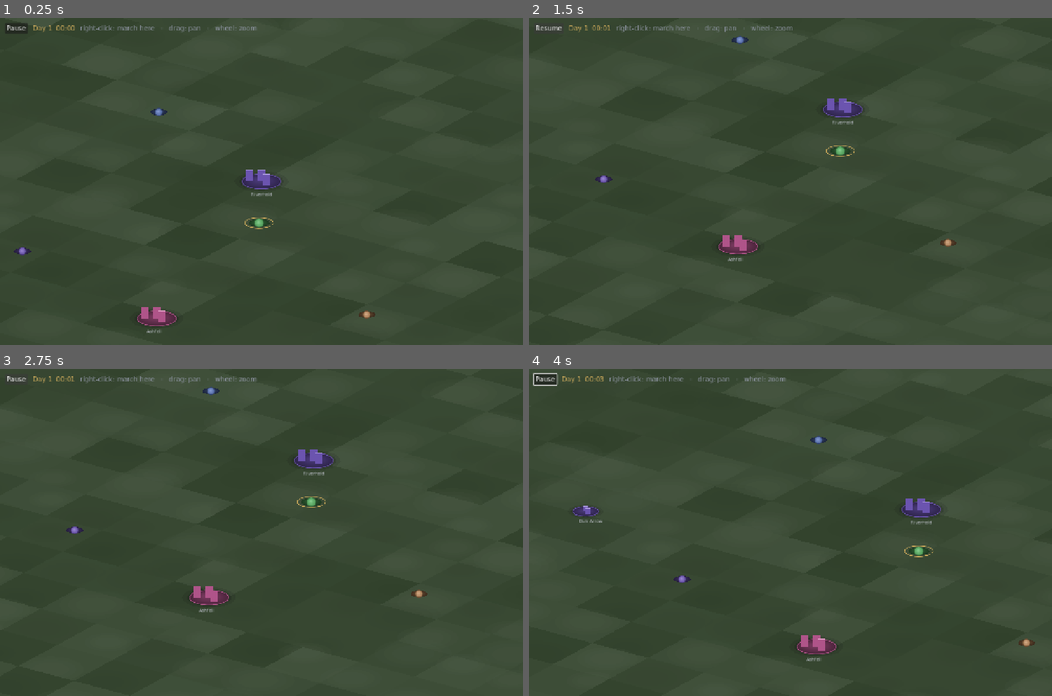
Above: before the commit, frames 1-4 (two rows, left to right).
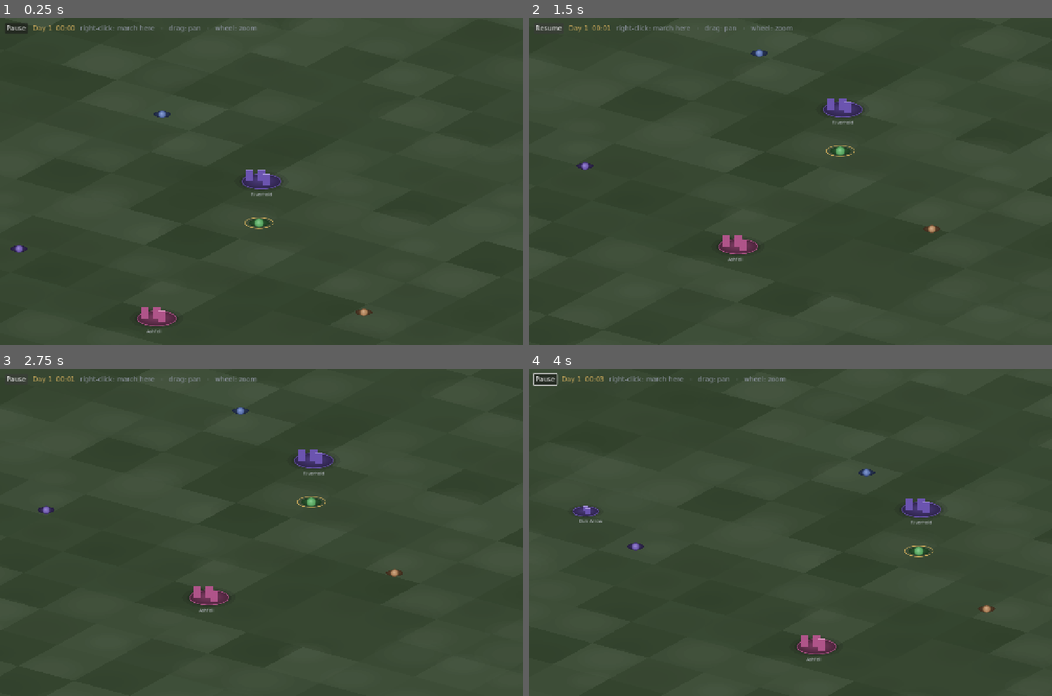
Above: after the commit, the same moments.

Repository: EgecanOzcakar/sorcmerc
Game: Godot game, scene res://scenes/world/world.tscn
Same seed, same stepped clock (60 frames per second), same inputs: the game is played once before the commit and once after it. This scene is started directly instead of the project's main scene.
Inputs (mouse positions are in pixels of both pictures, inside the frame that each line leads up to):
- Up to frame 1 (0.25 s): no input
- Up to frame 2 (1.5 s): tap Enter at 0.5 s; drag from (790, 181) to (842, 109) at 0.52 s; click "Pause" at 1.25 s
- Up to frame 3 (2.75 s): click "Resume" at 2 s
- Up to frame 4 (4 s): drag from (685, 548) to (764, 597) at 2.77 s; move the mouse to (842, 460) at 3.52 s; hold Right from 3.53 s (still down); tap 1 at 3.6 s

The runs differ from the first frame. In frame 1, 0.2% of the frame differs, in the area x 2-72%, y 27-92%; in frame 2, 0.3%; in frame 3, 0.3%, in the area x 7-82%, y 5-70%; in frame 4, 0.3%.

Commit message:
O4: world-map encounter trigger hands off to the hex-combat scene
Player party closing within ENCOUNTER_RADIUS (24 world units, ~two token
diameters and wider than one tick's closing distance) of a hostile roaming
party pauses the WorldClock and launches scenes/main.tscn the same way
scenes/campaign/campaign.gd's _launch_combat() does. encounter_spec() maps
the foe's faction onto Scaler.roster_for() (THEME_FACTION reversed, else a
seed snapped onto FACTIONS[seed % size] with forest-clearing as the board).
Victory removes the beaten party; anything else retreats the player to the
nearest settlement. Also wires WorldAI.update() into _process, which O3
shipped unwired, and gives the demo world hunt/patrol behaviors.

tests/drive_world.gd extended to cover the whole hand-off.

Co-Authored-By: Claude Opus 5 <noreply@anthropic.com>

Diff:
--- a/scenes/world/world.gd
+++ b/scenes/world/world.gd
@@ -16,7 +16,22 @@
 extends Control
 
 const World = preload("res://core/world.gd")
+const WorldAI = preload("res://core/world_ai.gd")
+const Scaler = preload("res://core/scaler.gd")
+const Party = preload("res://core/party.gd")
 const Icons = preload("res://core/ui_icons.gd")
+
+const COMBAT_SCENE := "res://scenes/main.tscn"
+# O4 trigger distance, in world units. A party token draws at 9-11px before the
+# projection's ISO_GAIN, i.e. ~6 world units of radius, so 24 is "the two tokens
+# are visibly on top of each other" (~2 token diameters) — and it is comfortably
+# wider than one tick's closing distance: two parties at World.SPEED=40 close at
+# 80 u/s, 8 units per 0.1s step, so nobody tunnels through the trigger.
+const ENCOUNTER_RADIUS := 24.0
+const ENCOUNTER_DIFFICULTY := "normal"
+# The board an ambush happens on when the encountered faction has no theme of
+# its own in Scaler.THEME_FACTION — open country, which is where the map is.
+const DEFAULT_THEME := "forest-clearing"
 
 const ISO_YAW := 35.0
 const ISO_SQUASH := 0.38
@@ -29,6 +44,9 @@
 const MAX_CELLS := 900      # cap the ground loop when zoomed far out
 
 var world: World
+var party: Party            # injected by whoever opens the map, or a demo roster
+var _combat = null          # the live scenes/main.tscn instance, while fighting
+var _combat_overlay: Control = null
 var _pan := Vector2.ZERO
 var _zoom := 1.0
 var _origin := Vector2.ZERO
@@ -38,6 +56,10 @@
 func _ready() -> void:
 	if world == null:
 		world = _demo_world()
+	if party == null:               # same demo roster scenes/campaign/campaign.gd falls back to
+		party = Party.new()
+		for ch in Party.demo_roster():
+			party.add_member(ch)
 	set_process(true)
 	_build_hud()
 
@@ -50,15 +72,18 @@
 	w.add_settlement(World.Settlement.new("dun-arrow", Vector2(-360, 260), "soldier", "town"))
 	w.add_settlement(World.Settlement.new("ashfell", Vector2(160, 470), "cultist", "city"))
 	w.add_party(World.RoamingParty.new("player", Vector2(80, 120), "soldier", true))
-	w.add_party(World.RoamingParty.new("bandits", Vector2(-250, -120), "bandit"))
-	w.add_party(World.RoamingParty.new("goblins", Vector2(380, 300), "goblinoid"))
-	w.add_party(World.RoamingParty.new("patrol", Vector2(-120, 380), "soldier"))
+	WorldAI.hunt(w.add_party(World.RoamingParty.new("bandits", Vector2(-250, -120), "bandit")))
+	WorldAI.hunt(w.add_party(World.RoamingParty.new("goblins", Vector2(380, 300), "goblinoid")))
+	WorldAI.patrol(w.add_party(World.RoamingParty.new("patrol", Vector2(-120, 380), "soldier")),
+		[Vector2(-120, 380), Vector2(-360, 260), Vector2(0, 0)])
 	return w
 
 # World.tick() advances the clock itself and gates movement on it, so one call
 # per frame is the whole update.
 func _process(delta: float) -> void:
 	world.tick(delta)
+	WorldAI.update(world, delta)
+	_check_encounter()
 	if _clock_lbl != null:
 		_clock_lbl.text = "Day %d  %02d:%02d" % [
 			int(world.clock.elapsed / 1440.0) + 1,
@@ -89,6 +114,85 @@
 	else:
 		world.clock.pause()
 	_pause_btn.text = "Resume" if world.clock.is_paused() else "Pause"
+
+# --- O4: encounter trigger + combat hand-off ---------------------------
+# ponytail: linear scan over 3-8 parties once a frame, same as world_ai.gd's hunt.
+func _check_encounter() -> void:
+	if _combat != null or world.clock.is_paused():
+		return
+	var p := world.player()
+	if p == null:
+		return
+	for q in world.parties:
+		if q == p or not WorldAI.is_hostile(q, p):
+			continue
+		if q.position.distance_to(p.position) <= ENCOUNTER_RADIUS:
+			_launch_combat(q)
+			return
+
+# The roster the encountered party fights with. Scaler takes a *theme*, not a
+# faction, so: THEME_FACTION reversed gives a matching board for the factions
+# that have one; for the rest (soldier/orc/cultist/...) there is no theme, and
+# _faction_order's other documented route — FACTIONS[seed % size] — is snapped
+# onto this faction instead. Seeded off the party id, so meeting the same band
+# twice is the same band.
+func encounter_spec(foe) -> Dictionary:
+	var theme := ""
+	for t in Scaler.THEME_FACTION:
+		if String(Scaler.THEME_FACTION[t]) == foe.faction:
+			theme = String(t)
+			break
+	var seed_v: int = absi(hash(foe.id))
+	if theme == "":
+		var idx: int = Scaler.FACTIONS.find(foe.faction)
+		if idx >= 0:
+			seed_v = seed_v - seed_v % Scaler.FACTIONS.size() + idx
+	var spec: Dictionary = Scaler.roster_for(
+		party.party_characters(), ENCOUNTER_DIFFICULTY, {}, theme, seed_v)
+	spec["theme"] = theme if theme != "" else DEFAULT_THEME
+	return spec
+
+# The same hand-off scenes/campaign/campaign.gd's _launch_combat() does: the map
+# freezes, scenes/main.tscn runs the fight unchanged, `result` comes back.
+func _launch_combat(foe) -> void:
+	world.clock.pause()
+	_combat_overlay = Control.new()
+	_combat_overlay.set_anchors_preset(Control.PRESET_FULL_RECT)
+	add_child(_combat_overlay)
+	_combat = load(COMBAT_SCENE).instantiate()
+	_combat.party = party
+	_combat.spec = encounter_spec(foe)
+	_combat.difficulty = ENCOUNTER_DIFFICULTY
+	_combat_overlay.add_child(_combat)
+
+	while _combat != null and _combat.result.is_empty():
+		await get_tree().process_frame
+	if _combat == null:
+		return
+	var result: Dictionary = _combat.result
+	_combat = null
+	_combat_overlay.queue_free()
+	_combat_overlay = null
+	if String(result.get("outcome", "")) == "Victory":
+		world.parties.erase(foe)      # beaten; O5 will do the same for NPC-vs-NPC
+	else:
+		_retreat()
+	world.clock.resume()
+
+# Defeat/retreat, deliberately the cheapest thing that keeps the map playable:
+# the party falls back to the nearest settlement and stops there. No losses, no
+# gold, no wound state — a real defeat-consequences system is O7's business once
+# faction opinion exists to hang it on.
+func _retreat() -> void:
+	var p := world.player()
+	if p == null or world.settlements.is_empty():
+		return
+	var safe: Vector2 = world.settlements[0].position
+	for s in world.settlements:
+		if p.position.distance_squared_to(s.position) < p.position.distance_squared_to(safe):
+			safe = s.position
+	p.position = safe
+	world.set_goal(p, safe)
 
 # --- projection (see header) -------------------------------------------
 func _iso(v: Vector2) -> Vector2:
--- a/tests/drive_world.gd
+++ b/tests/drive_world.gd
@@ -1,6 +1,7 @@
-# O2 — scene-driver smoke test for the open-world map screen: it renders, the
-# clock runs, a right-click moves the player party, pause stops it, and the
-# camera pans/zooms without crashing.
+# O2/O4 — scene-driver smoke test for the open-world map screen: it renders, the
+# clock runs, a right-click moves the player party, pause stops it, the camera
+# pans/zooms without crashing, and closing on a hostile party hands off to a real
+# scenes/main.tscn fight that freezes the map until it is won.
 #   godot --headless --path . -s tests/drive_world.gd
 extends SceneTree
 
@@ -92,7 +93,73 @@
 	if screen._zoom < screen.ZOOM_MIN:
 		fail("zoom fell below ZOOM_MIN")
 	await step(2)     # a frame at min zoom, to exercise the far-out ground path
+	await _encounter_handoff(p)
 	_done()
+
+# --- O4: proximity triggers a real fight, winning clears the party ------
+func _encounter_handoff(p) -> void:
+	var foe = null
+	for q in screen.world.parties:
+		if not q.is_player and q.faction != "soldier":
+			foe = q
+			break
+	if foe == null:
+		fail("no hostile party in the demo world to be ambushed by")
+		return
+
+	# Walk them together: just outside the radius, then inside it.
+	p.position = Vector2.ZERO
+	screen.world.set_goal(p, Vector2.ZERO)
+	foe.position = Vector2(screen.ENCOUNTER_RADIUS + 10.0, 0)
+	foe.goal = Vector2.ZERO
+	screen._check_encounter()
+	if screen._combat != null:
+		fail("combat launched while the parties were still apart")
+		return
+	await step(4)     # 0.4s x 40 u/s closes the last 10 units and then some
+	if screen._combat == null:
+		fail("closing inside ENCOUNTER_RADIUS did not launch a fight")
+		return
+
+	# A real scenes/main.tscn with a real roster and a live Encounter behind it.
+	if screen._combat.spec.get("monsters", []).is_empty():
+		fail("the fight got an empty spec: %s" % [screen._combat.spec])
+	if screen._combat.cb == null or screen._combat.cb.combatants.is_empty():
+		fail("no live combat (Encounter-built Combat) inside the combat scene")
+	else:
+		var foes: Array = screen._combat.cb.combatants.filter(func(c): return c.team == "foe")
+		if foes.is_empty():
+			fail("the live combat has no foes from the encountered party")
+	if not screen.world.clock.is_paused():
+		fail("the world clock kept running during the fight")
+	var frozen: Vector2 = foe.position
+	await step(5)
+	if not foe.position.is_equal_approx(frozen):
+		fail("parties kept moving on the map during the fight")
+
+	# Win it the way scenes/main.gd's _finish() does — fill `result`.
+	screen._combat.result = {"outcome": "Victory", "xp": 10, "gold": 5}
+	await step(4)
+	if screen._combat != null:
+		fail("the combat scene was never torn down after the fight")
+	if screen.world.parties.has(foe):
+		fail("the defeated party is still on the map")
+	if screen.world.clock.is_paused():
+		fail("the world clock did not resume after the fight")
+
+	# A faction with no board of its own still gets a roster and a board.
+	var World = load("res://core/world.gd")
+	var spec: Dictionary = screen.encounter_spec(
+		World.RoamingParty.new("cult", Vector2.ZERO, "cultist"))
+	if spec.get("monsters", []).is_empty() or spec.get("theme", "") != screen.DEFAULT_THEME:
+		fail("themeless faction got no usable spec: %s" % [spec])
+
+	# ...and the map still runs: the player marches again.
+	var back: Vector2 = p.position
+	screen.world.set_goal(p, back + Vector2(200, 0))
+	await step(5)
+	if p.position.is_equal_approx(back):
+		fail("the map is not playable again after combat")
 
 func _done() -> void:
 	print("drive_world: %s" % ["OK" if _fail == 0 else "*** %d FAILED ***" % _fail])
Not shown, changed: docs/expansion-plan.md
